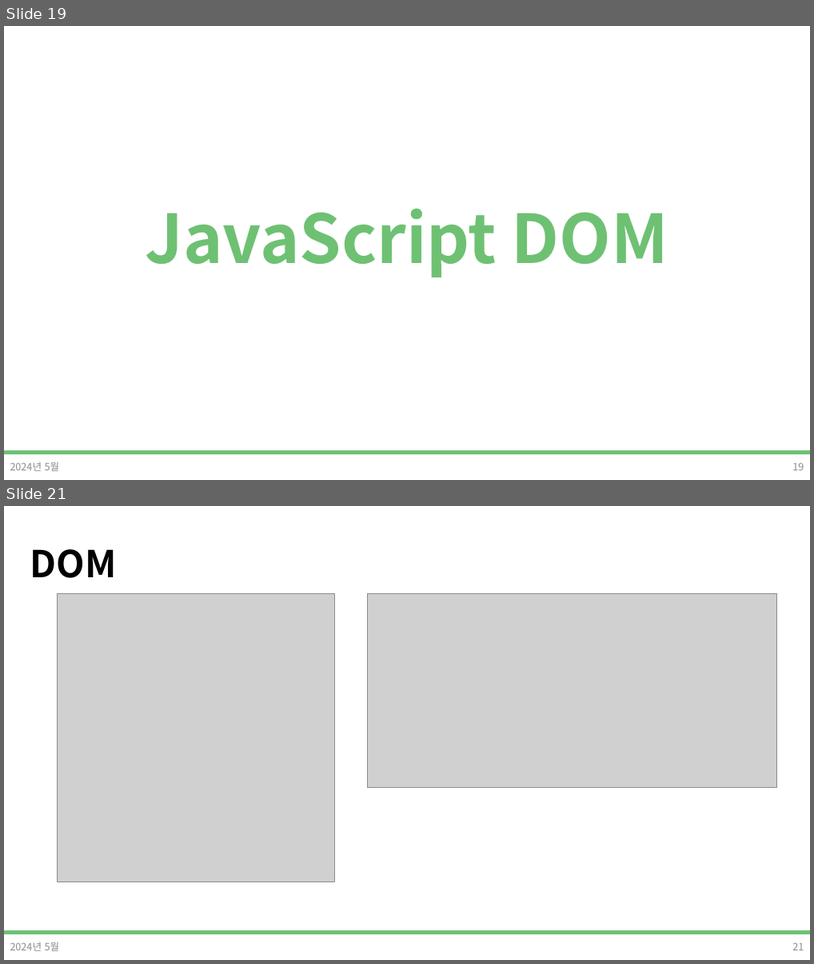
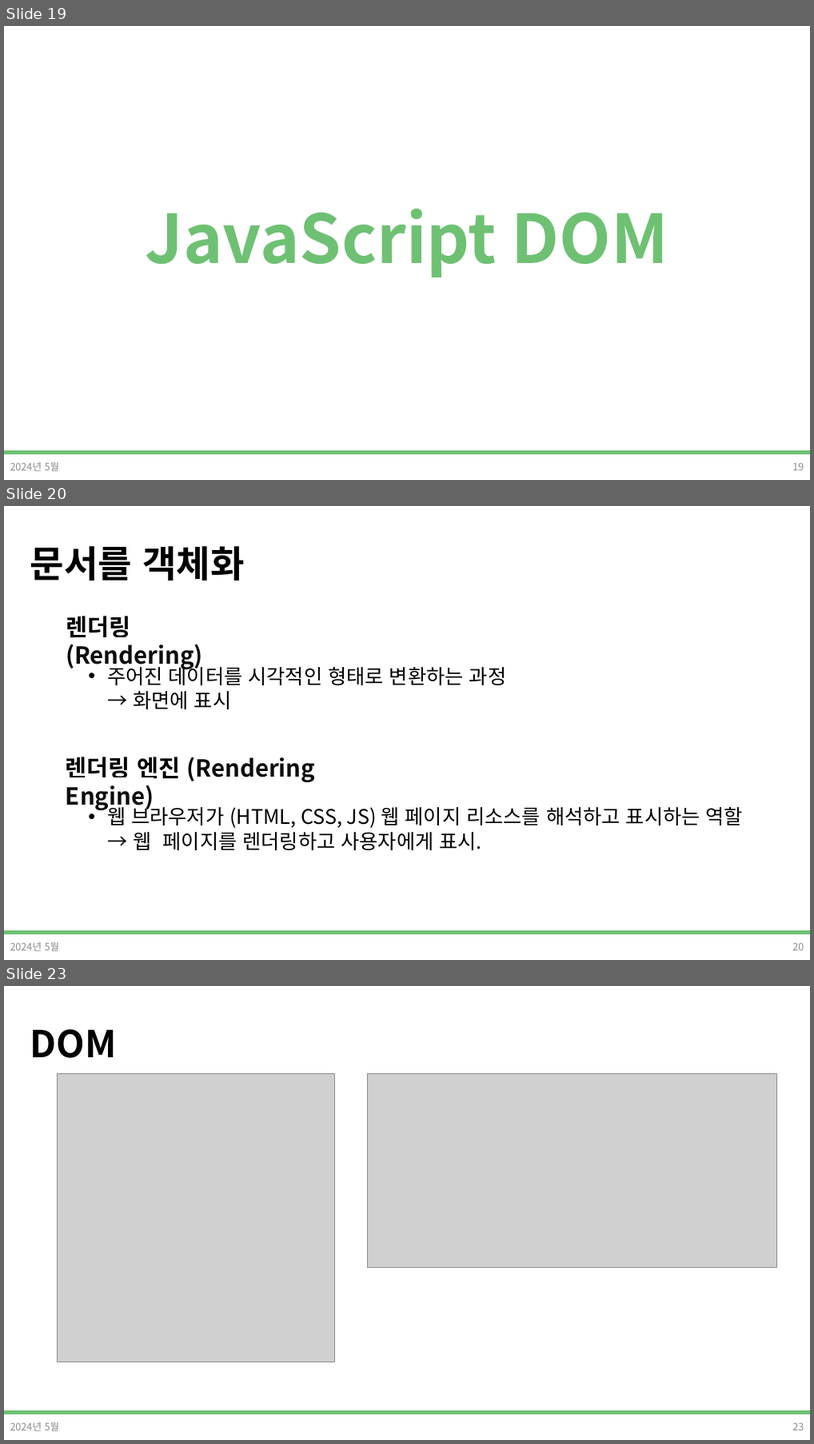
Before and after one commit to DevDamon0527/SeSAC_Yeongdeungpo_Campus_6th, a slide deck: material/[SeSAC_YDP_6] 04_2_Javascript_표준객체,DOM.pptx. Shown one above the other, each under a label of ours: slides 19 and 21 before the commit, slides 19, 20 and 23 after it; the slides between them are not shown. The pictures are 814x964 and 814x1444 pixels, drawn with LibreOffice and Linux fonts; fonts in the diff are those of the drawing; grey boxes stand for pictures; background and template pictures are left out. Boxes give left, top, right and bottom in pixels: in the first picture for what was removed or moved away, otherwise in the second. Text is boxed around its words. In the diff, an @@ line names an element or a change of style, - is before the commit and + after.

```diff
--- a/material/[SeSAC_YDP_6] 04_2_Javascript_표준객체,DOM.pptx
+++ b/material/[SeSAC_YDP_6] 04_2_Javascript_표준객체,DOM.pptx
@@ slide 20 added at <box>4,506,810,960</box>, background #FFFFFF; not listed: 1 template element that a slide beside it also shows @@
@@ title added at <box>30,546,244,580</box>, 44 pt, text #000000, bold @@
+문서를 객체화
@@ text added at <box>66,616,203,671</box>, 28 pt, text #0D0D0D, bold @@
+렌더링 (Rendering)
@@ text added at <box>107,663,506,709</box>, 24 pt, text #000000 @@
+• 주어진 데이터를 시각적인 형태로 변환하는 과정
+  → 화면에 표시
@@ text added at <box>66,756,315,811</box>, 28 pt, text #0D0D0D, bold @@
+렌더링 엔진 (Rendering Engine)
@@ text added at <box>107,804,743,850</box>, 24 pt, text #000000 @@
+• 웹 브라우저가 (HTML, CSS, JS) 웹 페이지 리소스를 해석하고 표시하는 역할
+  → 웹 페이지를 렌더링하고 사용자에게 표시.
@@ text added at <box>10,942,60,951</box>, 12 pt, text #8C8C8C @@
+2024년 5월
@@ page number added at <box>793,943,804,950</box>, 12 pt, text #8C8C8C @@
+20
@@ what was slide 21 is now slide 23 @@
@@ page number at <box>793,1423,804,1430</box>: text changed @@
-21
+23
```
Also in this commit, not shown: 2 slides changed, 16 other slides added, 7 other files.
